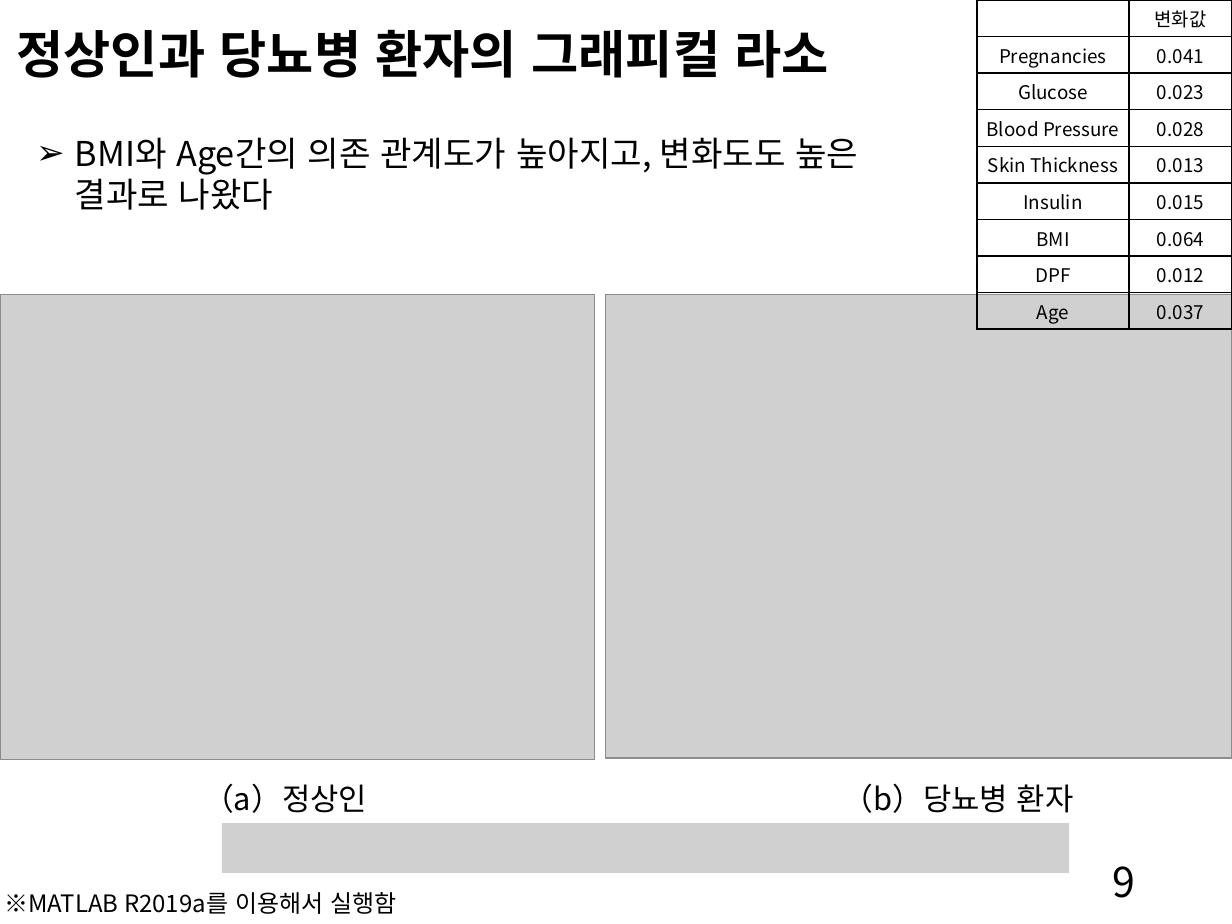
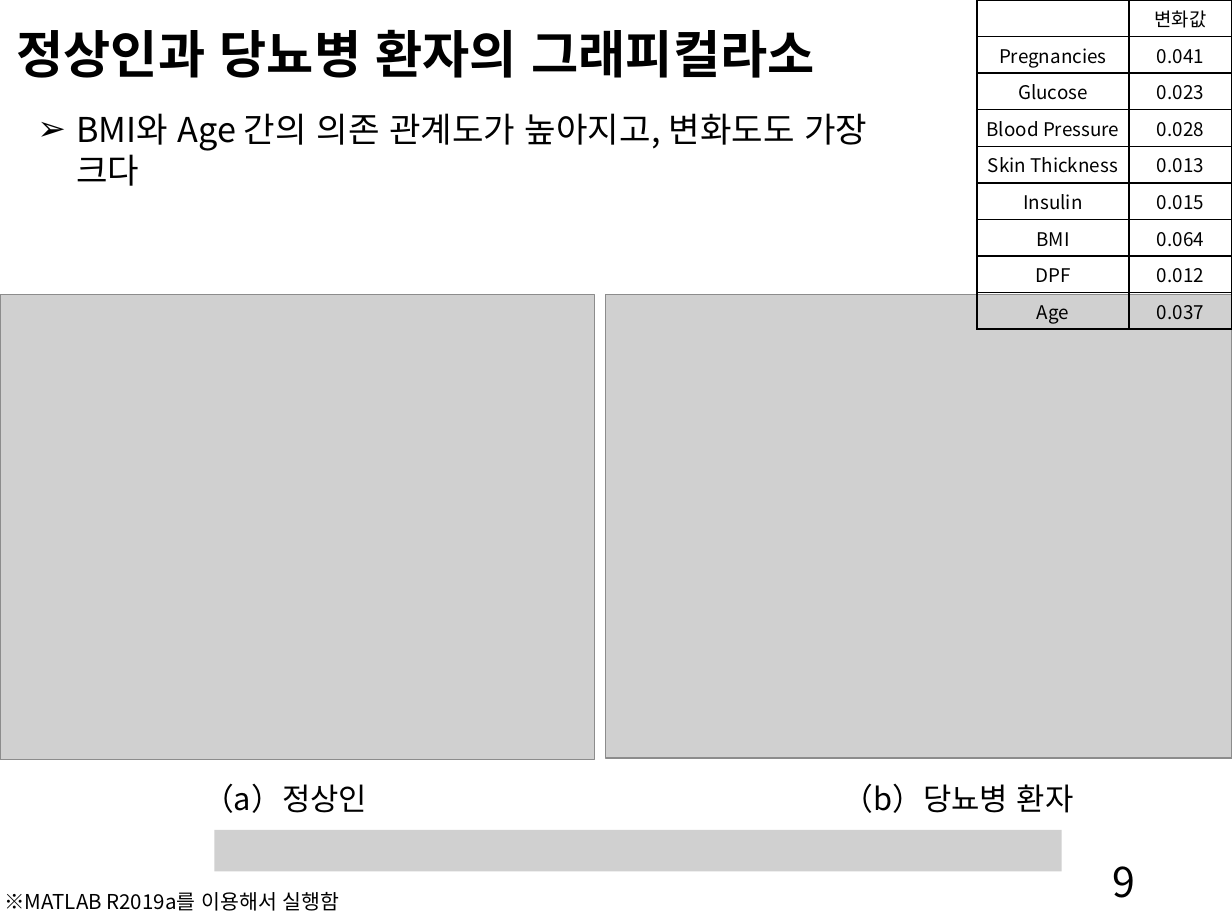
Before and after one commit to yeunkyung/projects, a slide deck: slide 9 of papers/Diabetes_Analysis_ppt_kor.pptx. Drawn at 1232x924 pixels with LibreOffice and Linux fonts; fonts in the diff are those of the drawing; grey boxes stand for pictures. Boxes give left, top, right and bottom in pixels: in the first picture for what was removed or moved away, otherwise in the second. Text is boxed around its words. In the diff, an @@ line names an element or a change of style, - is before the commit and + after.

```diff
--- a/papers/Diabetes_Analysis_ppt_kor.pptx
+++ b/papers/Diabetes_Analysis_ppt_kor.pptx
@@ title at <box>17,29,815,78</box>: spaces changed @@
-정상인과 당뇨병 환자의 그래피컬 라소
+정상인과 당뇨병 환자의 그래피컬라소
@@ text at <box>76,113,867,186</box>: text changed @@
-➢ BMI와 Age간의 의존 관계도가 높아지고, 변화도도 높은
-결과로 나왔다
+➢ BMI와 Age 간의 의존 관계도가 높아지고, 변화도도 가장 크다
@@ picture: place and size @@
-picture at <box>222,823,1069,872</box>
+picture at <box>214,830,1062,872</box>
@@ text "※MATLAB R2019a를 이용해서 실행함" at <box>4,892,340,911</box>: size 14 to 12 pt @@
```
Also in this commit, not shown: 13 other slides changed, 1 other file.
